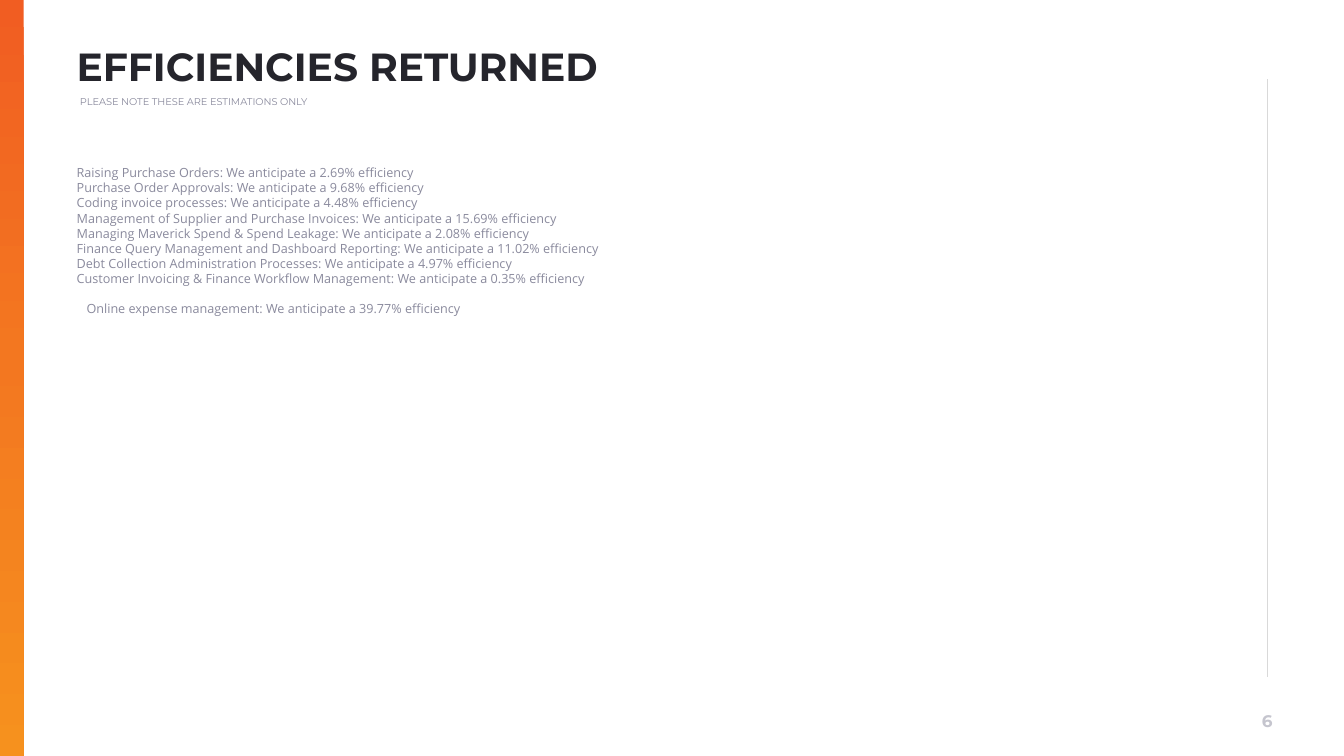
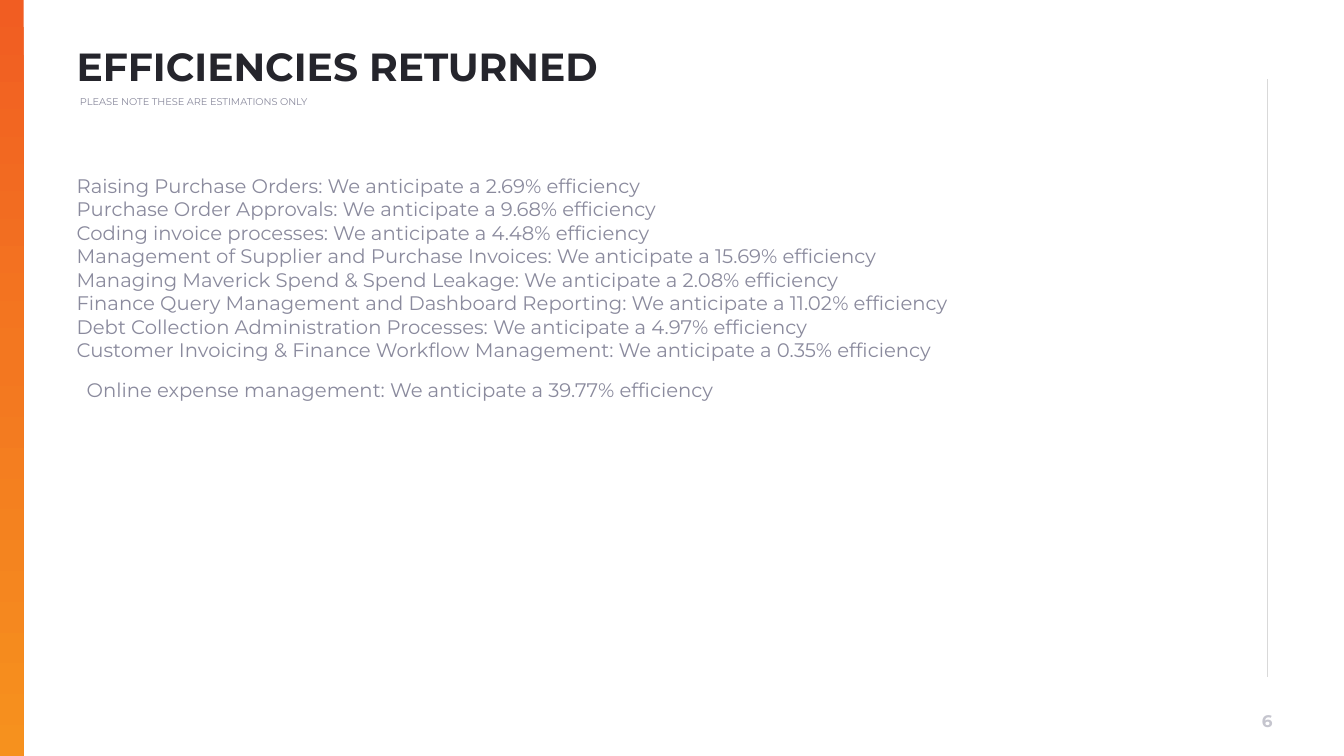
Before and after one commit to muratozdemirpiblo/ppt-api, a slide deck: slide 6 of output.pptx. Drawn at 1344x756 pixels with LibreOffice and Linux fonts; fonts in the diff are those of the drawing; background and template pictures are left out. Boxes give left, top, right and bottom in pixels: in the first picture for what was removed or moved away, otherwise in the second. Text is boxed around its words. In the diff, an @@ line names an element or a change of style, - is before the commit and + after.

```diff
--- a/output.pptx
+++ b/output.pptx
@@ text "Raising Purchase Orders: We anticipate ..." at [77, 178, 947, 401]: size 9 to 14 pt, font Open Sans to Montserrat @@
```
Also in this commit, not shown: 2 other slides changed, 2 other files.
